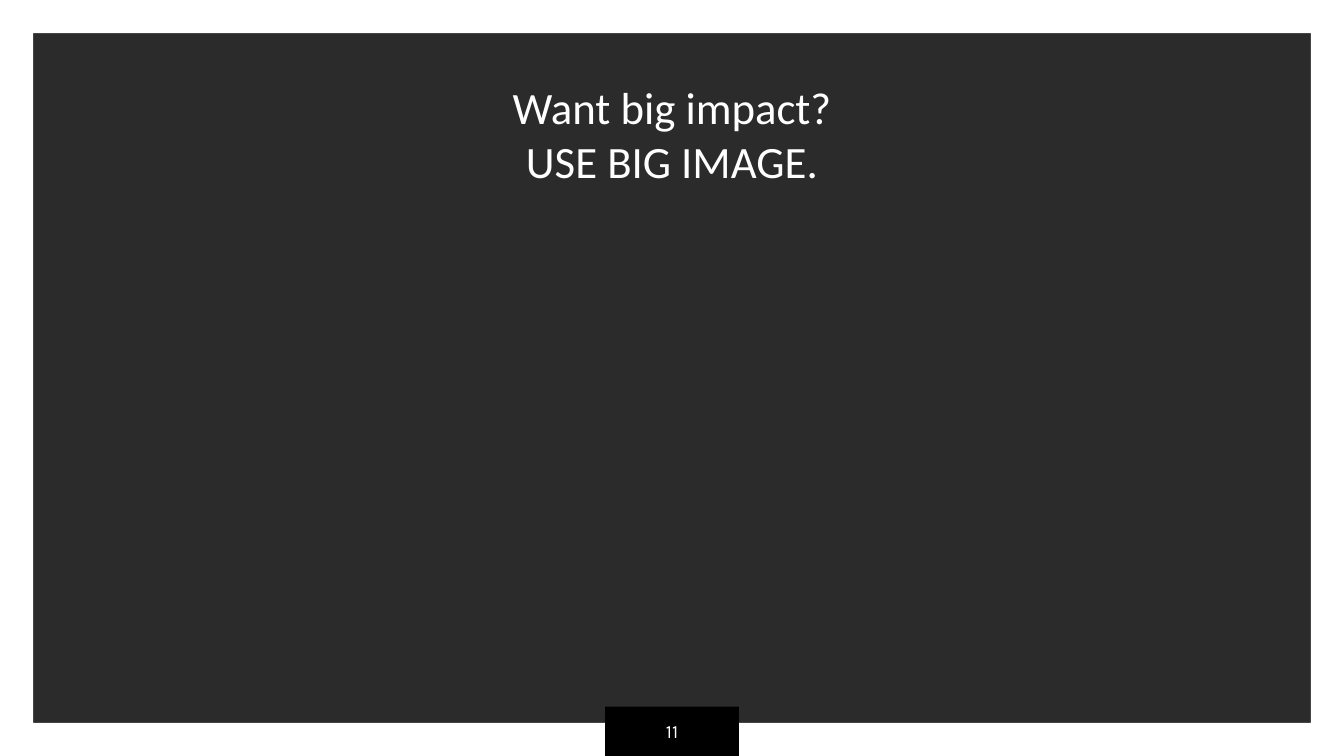
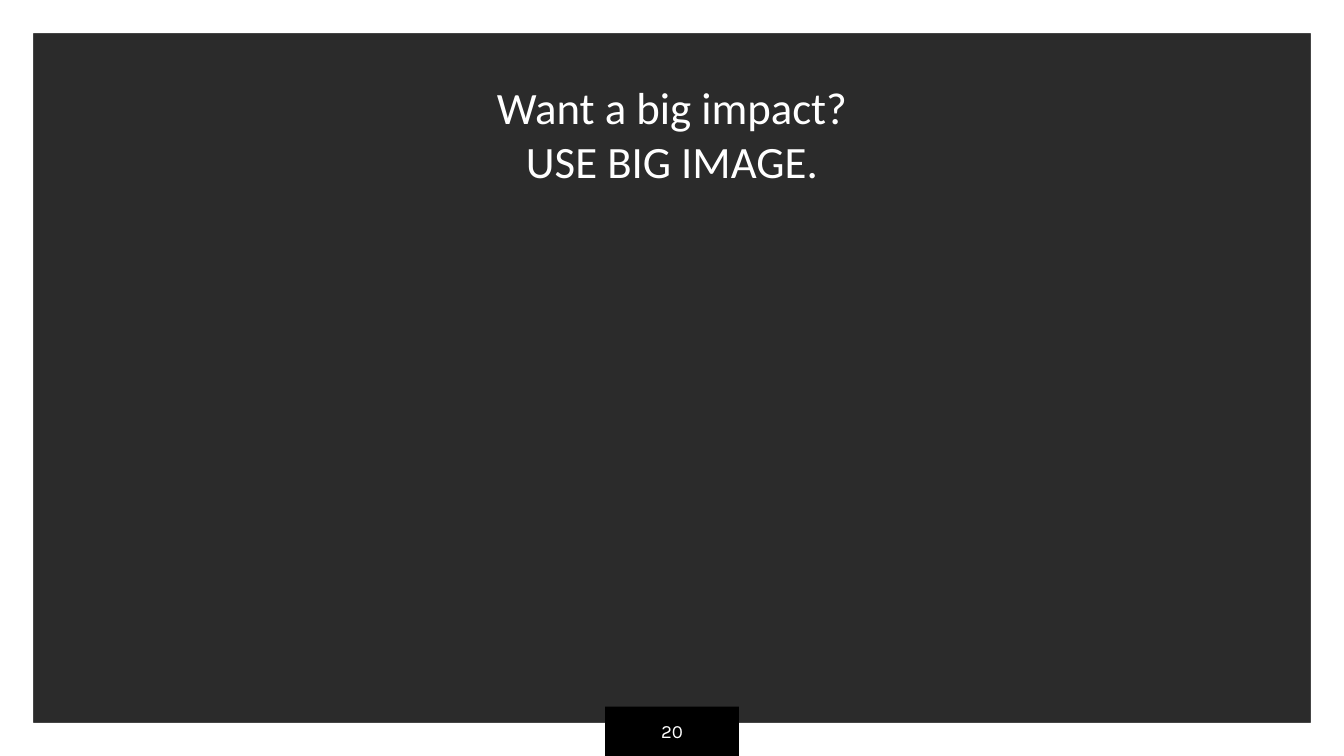
Before and after one commit to trungdung70199/Shifuto, a slide deck: slide 20 of Order.pptx (slide 11 before the commit). Drawn at 1344x756 pixels with LibreOffice and Linux fonts; fonts in the diff are those of the drawing; background and template pictures are left out; a plain dark background stands for a picture behind light text. Boxes give left, top, right and bottom in pixels: in the first picture for what was removed or moved away, otherwise in the second. Text is boxed around its words. In the diff, an @@ line names an element or a change of style, - is before the commit and + after.

```diff
--- a/Order.pptx
+++ b/Order.pptx
@@ title at [497, 93, 847, 132]: text changed @@
-Want big impact?
+Want a big impact?
@@ page number at [661, 726, 683, 739]: text changed @@
-11
+20
```
Also in this commit, not shown: 12 other slides changed, 12 slides added.
